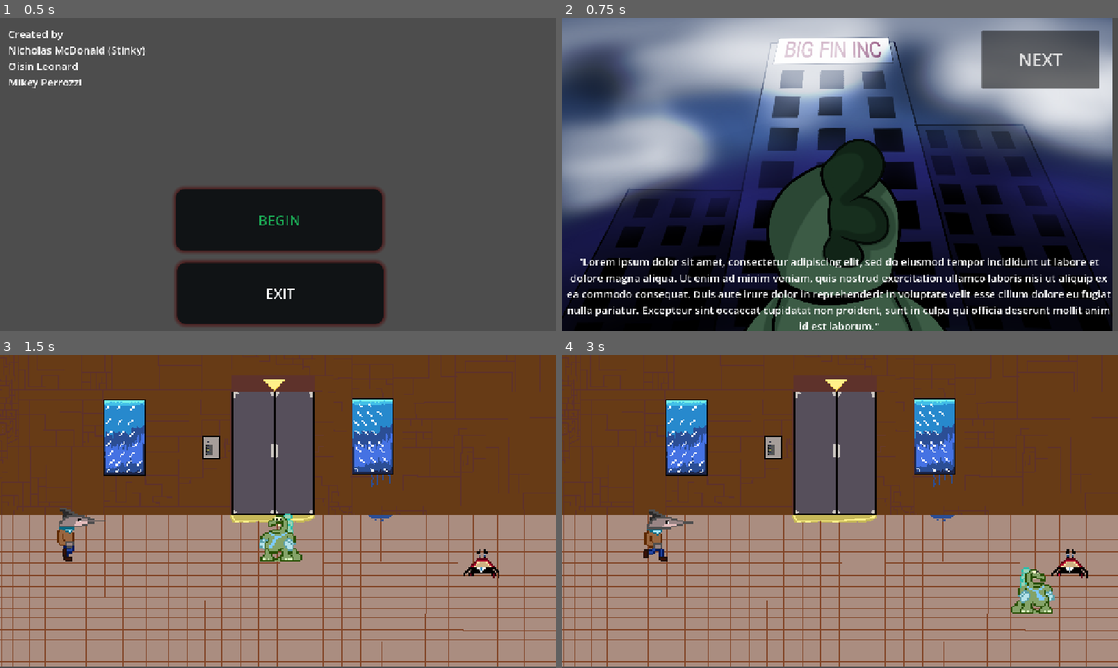
Above: before the commit, frames 1-4 (two rows, left to right).
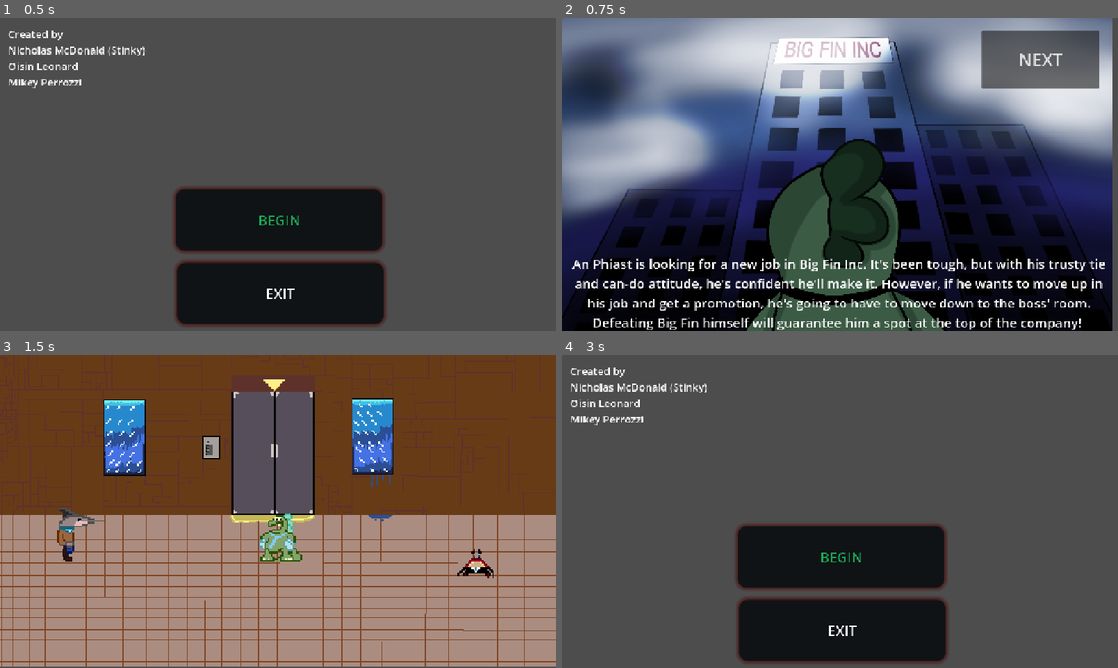
Above: after the commit, the same moments.

Repository: MikeyPerrozzi/Going-Down-
Game: Godot game, scene res://scenes/title screen.tscn
Same seed, same stepped clock (60 frames per second), same inputs: the game is played once before the commit and once after it.
Inputs (mouse positions are in pixels of both pictures, inside the frame that each line leads up to):
- Up to frame 1 (0.5 s): no input
- Up to frame 2 (0.75 s): click "BEGIN" at 0.5 s
- Up to frame 3 (1.5 s): click "NEXT" at 1.25 s
- Up to frame 4 (3 s): move the mouse to (962, 495) at 2.02 s; hold D (move_right) 2.03-2.78 s; move the mouse to (728, 527) at 2.77 s; hold S (move_down) from 2.78 s (still down)

Frame 1 is identical in both runs. In frame 2, 7.9% of the frame differs, in the area x 0-99%, y 76-100%; in frame 3, 0.2%; in frame 4, 94%, in the area x 0-100%, y 0-100%.

Commit message:
added cutscene text

Diff:
--- a/going-down--/scenes/crab.gd
+++ b/going-down--/scenes/crab.gd
@@ -1,6 +1,6 @@
 extends Node2D
 
-var speed = 10
+var speed = -10
 var direction = 1.0
 
 # Called when the node enters the scene tree for the first time.
--- a/going-down--/scenes/crab.tscn
+++ b/going-down--/scenes/crab.tscn
@@ -34,7 +34,7 @@
 }]
 
 [sub_resource type="RectangleShape2D" id="RectangleShape2D_saqji"]
-size = Vector2(21, 16)
+size = Vector2(21, 4)
 
 [node name="Crab" type="Node2D" unique_id=1759652398]
 script = ExtResource("1_rq6vx")
@@ -50,5 +50,5 @@
 collision_mask = 1
 
 [node name="CollisionShape2D" type="CollisionShape2D" parent="AnimatedSprite2D/DangerZone" unique_id=1065088026]
-position = Vector2(0.5, 8)
+position = Vector2(0.5, 14)
 shape = SubResource("RectangleShape2D_saqji")
--- a/going-down--/scenes/cutscene1.tscn
+++ b/going-down--/scenes/cutscene1.tscn
@@ -34,8 +34,8 @@
 offset_top = 543.0
 offset_right = 1270.0
 offset_bottom = 725.0
-theme_override_font_sizes/font_size = 24
-text = "\"Lorem ipsum dolor sit amet, consectetur adipiscing elit, sed do eiusmod tempor incididunt ut labore et dolore magna aliqua. Ut enim ad minim veniam, quis nostrud exercitation ullamco laboris nisi ut aliquip ex ea commodo consequat. Duis aute irure dolor in reprehenderit in voluptate velit esse cillum dolore eu fugiat nulla pariatur. Excepteur sint occaecat cupidatat non proident, sunt in culpa qui officia deserunt mollit anim id est laborum.\""
+theme_override_font_sizes/font_size = 30
+text = "An Phiast is looking for a new job in Big Fin Inc. It's been tough, but with his trusty tie and can-do attitude, he's confident he'll make it. However, if he wants to move up in his job and get a promotion, he's going to have to move down to the boss' room. Defeating Big Fin himself will guarantee him a spot at the top of the company! "
 horizontal_alignment = 1
 autowrap_mode = 2
 
--- a/going-down--/scenes/danger_zone.tscn
+++ b/going-down--/scenes/danger_zone.tscn
@@ -7,7 +7,7 @@
 script = ExtResource("1_41ndt")
 
 [node name="Timer" type="Timer" parent="." unique_id=1555881824]
-wait_time = 0.6
+wait_time = 0.001
 one_shot = true
 
 [connection signal="body_entered" from="." to="." method="_on_body_entered"]
--- a/going-down--/scenes/game.tscn
+++ b/going-down--/scenes/game.tscn
@@ -32,16 +32,18 @@
 [node name="StaticBody2D" type="StaticBody2D" parent="." unique_id=446730158]
 position = Vector2(-53, 114)
 
-[node name="CollisionShape2D" type="CollisionShape2D" parent="StaticBody2D" unique_id=1942682993]
+[node name="wall" type="CollisionShape2D" parent="StaticBody2D" unique_id=1942682993]
 shape = SubResource("WorldBoundaryShape2D_g4v7s")
 
-[node name="CollisionShape2D2" type="CollisionShape2D" parent="StaticBody2D" unique_id=1555386154]
+[node name="wall2" type="CollisionShape2D" parent="StaticBody2D" unique_id=1555386154]
+position = Vector2(22, -1)
 shape = SubResource("SegmentShape2D_g4v7s")
 
-[node name="CollisionShape2D3" type="CollisionShape2D" parent="StaticBody2D" unique_id=1093432911]
+[node name="wall3" type="CollisionShape2D" parent="StaticBody2D" unique_id=1093432911]
+position = Vector2(-22, -1)
 shape = SubResource("SegmentShape2D_yf5fn")
 
-[node name="CollisionShape2D4" type="CollisionShape2D" parent="StaticBody2D" unique_id=1600926020]
+[node name="wall4" type="CollisionShape2D" parent="StaticBody2D" unique_id=1600926020]
 position = Vector2(-3, -120.75)
 shape = SubResource("RectangleShape2D_saqji")
 
--- a/going-down--/scenes/swordfish_enemy.tscn
+++ b/going-down--/scenes/swordfish_enemy.tscn
@@ -41,7 +41,7 @@
 }]
 
 [sub_resource type="RectangleShape2D" id="RectangleShape2D_g4v7s"]
-size = Vector2(22, 18)
+size = Vector2(22, 9)
 
 [node name="swordfish_enemy" type="Node2D" unique_id=616288120]
 script = ExtResource("1_mw1fo")
@@ -56,5 +56,5 @@
 
 [node name="CollisionShape2D" type="CollisionShape2D" parent="DangerZone" unique_id=1691146896]
 visibility_layer = 2
-position = Vector2(-1, 0)
+position = Vector2(-1, 10)
 shape = SubResource("RectangleShape2D_g4v7s")
